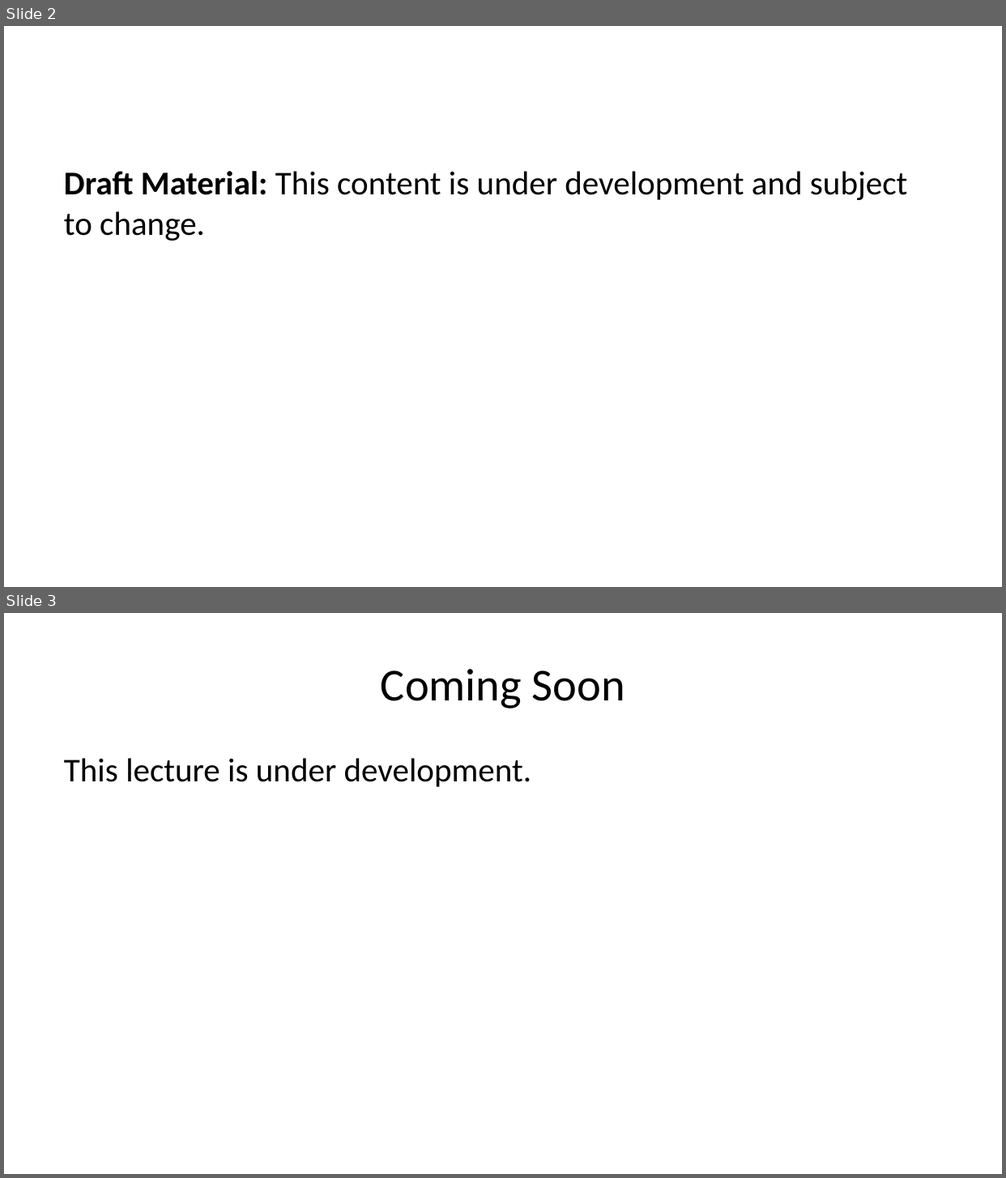
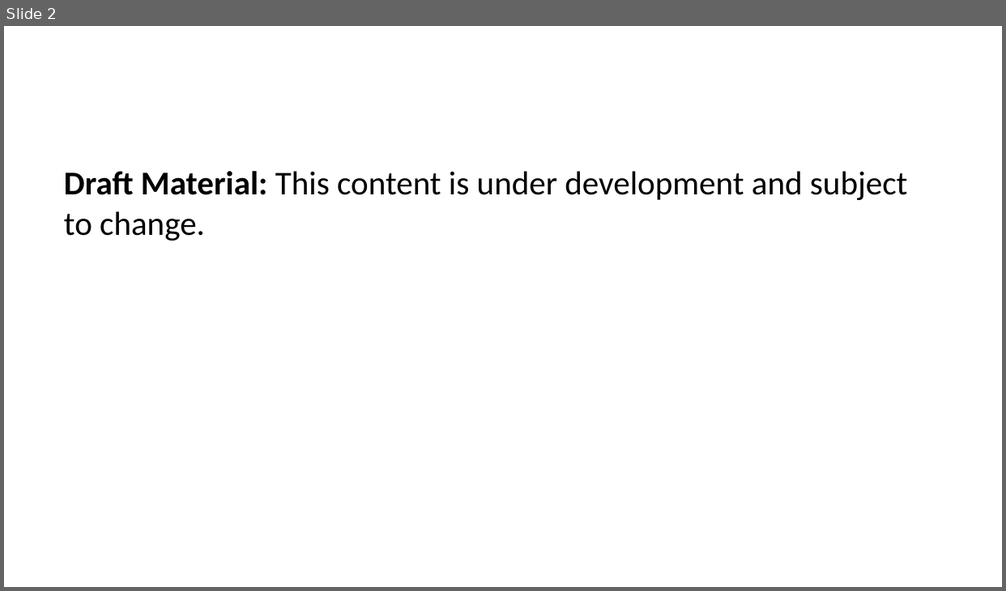
Before and after one commit to CEVE-421-521/ceve-421-521.github.io, a slide deck: lectures/week-09/index.pptx. Shown one above the other, each under a label of ours: slides 2 and 3 before the commit, slide 2 after it. The pictures are 1006x1178 and 1006x591 pixels, drawn with LibreOffice and Linux fonts; fonts in the diff are those of the drawing. Boxes give left, top, right and bottom in pixels: in the first picture for what was removed or moved away, otherwise in the second. Text is boxed around its words. In the diff, an @@ line names an element or a change of style, - is before the commit and + after.

```diff
--- a/lectures/week-09/index.pptx
+++ b/lectures/week-09/index.pptx
@@ slide 3 removed at <box>4,613,1002,1174</box>, background #FFFFFF @@
@@ title removed at <box>381,669,625,709</box> @@
-Coming Soon
@@ text removed at <box>64,758,531,787</box> @@
-This lecture is under development.
```
Also in this commit, not shown: 1 slide changed, 7 slides added, 1 other slide removed, 59 other files.
